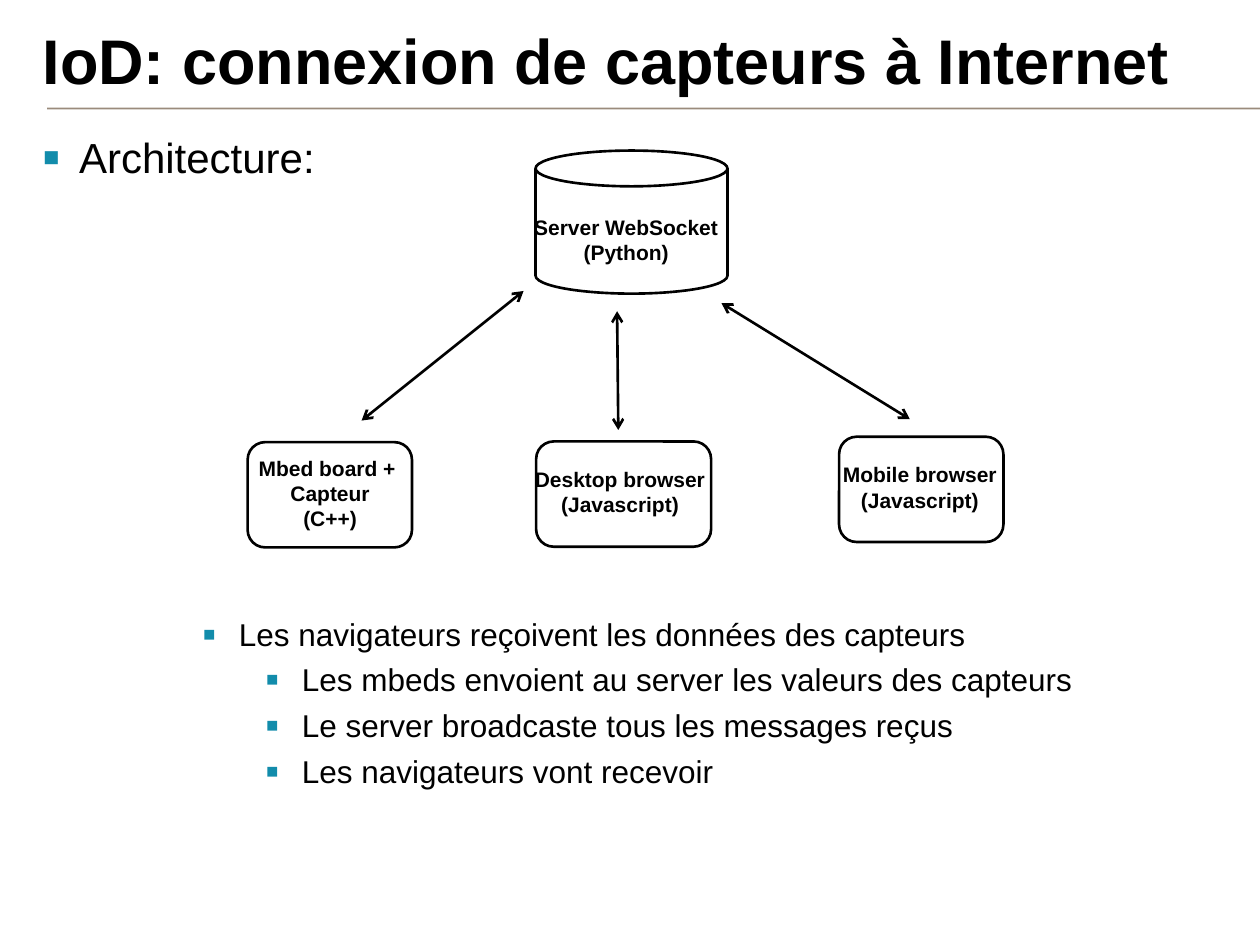
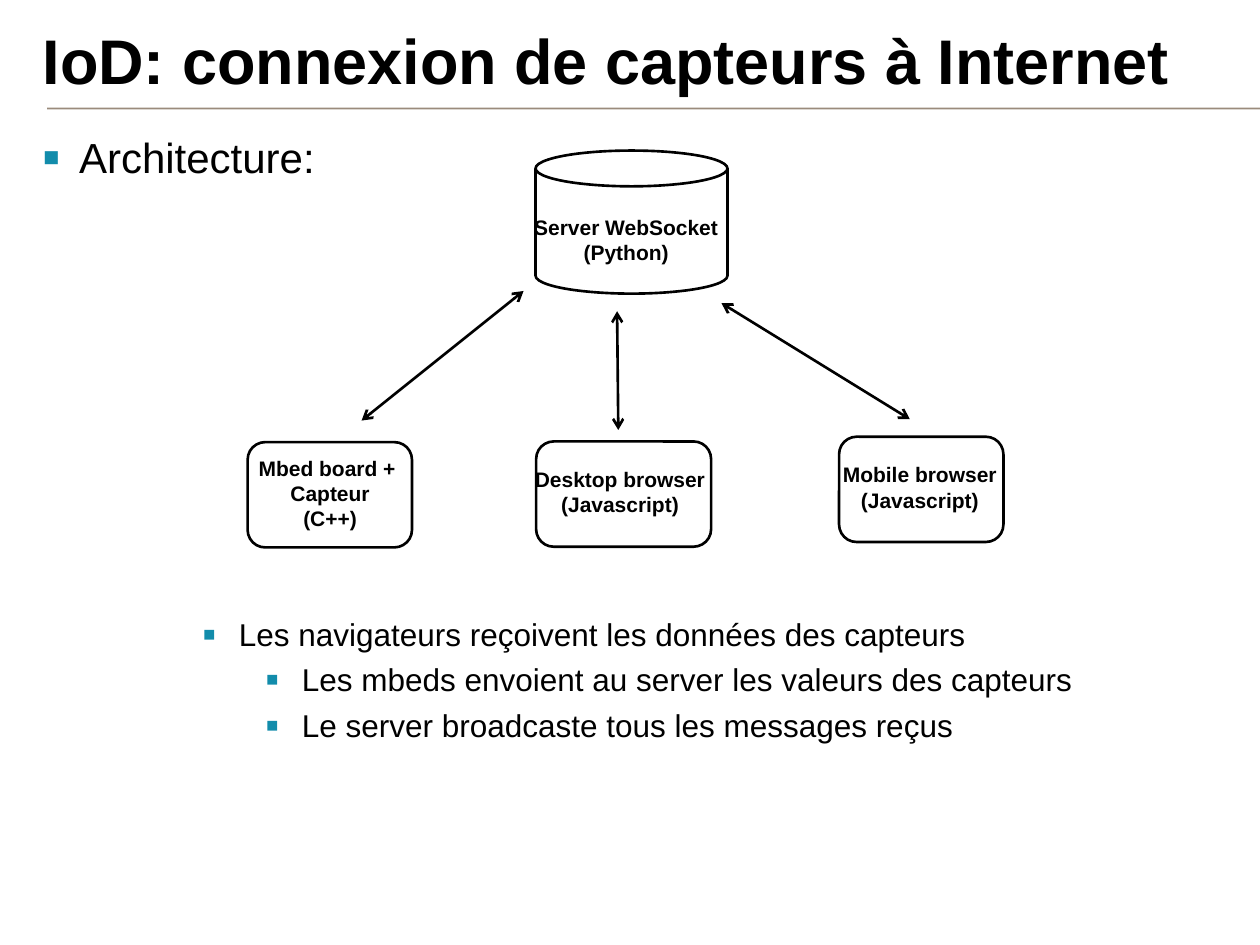
Before and after one commit to samux/ARM-internship-report, a slide deck: slide 9 of presentation_fr/pres.pptx. Drawn at 1260x945 pixels with LibreOffice and Linux fonts; fonts in the diff are those of the drawing; background and template pictures are left out. Boxes give left, top, right and bottom in pixels: in the first picture for what was removed or moved away, otherwise in the second. Text is boxed around its words. In the diff, an @@ line names an element or a change of style, - is before the commit and + after.

```diff
--- a/presentation_fr/pres.pptx
+++ b/presentation_fr/pres.pptx
@@ text at (302, 760, 713, 789): paragraph removed @@
-  ▪ Les navigateurs vont recevoir
```
Also in this commit, not shown: 8 other slides changed, 13 other files.
